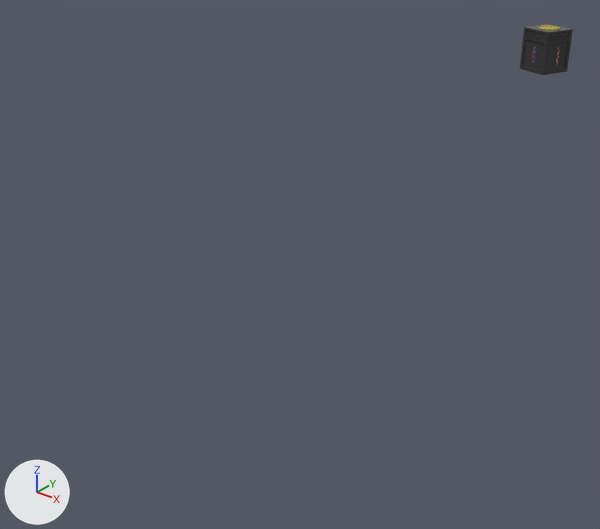
The glTF model public/puzzleBox.glb: old version first, new version second.
One viewpoint serves both versions: a 50 mm camera at (1.049, -1.652, 1.273) aimed at (-0.321, 0.06, 0.212). Arrows for +X, +Y and +Z are at lower left; the lights stay in place. Where no turn or scale is listed for an object, it has been applied to the vertices.

In view in the first picture: 'Cube.045', 'lid'.
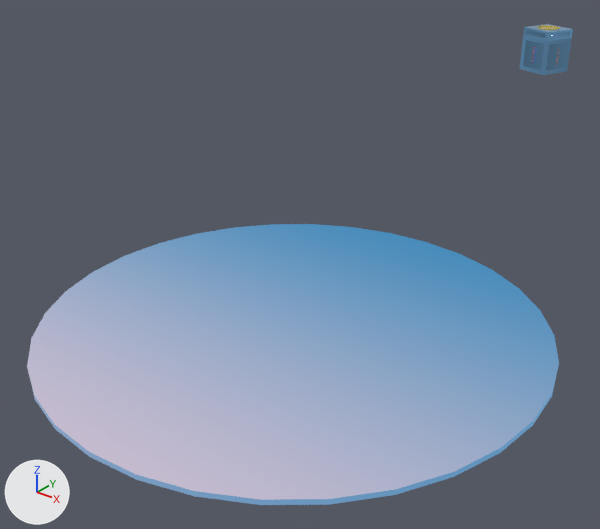
Diff of the bpy script that builds the scene:
```diff
--- a/public/puzzleBox.glb.py
+++ b/public/puzzleBox.glb.py
@@ img_swatches @@
+img_swatches = load_image('swatches', '_unpacked/swatches', 2048, 1118, 'sRGB')
@@ mat_material_006 @@
 n0 = _N.new('ShaderNodeBsdfPrincipled'); n0.name = 'Principled BSDF'
-n0.inputs[0].default_value = (0.0331, 0.0331, 0.0331, 1.0)  # 'Base Color', black #333333
+n0.inputs[0].default_value = (0.0, 0.0, 0.0, 1.0)  # 'Base Color', black #000000
 n0.inputs[2].default_value = 0.117  # 'Roughness'
+n0.inputs[28].default_value = 1.0  # 'Emission Strength'
 n1 = _N.new('ShaderNodeOutputMaterial'); n1.name = 'Material Output'
+n2 = _N.new('ShaderNodeTexImage'); n2.name = 'Image Texture'
+n2.image = img_swatches
 _L.new(n0.outputs[0], n1.inputs[0])  # 'BSDF' to 'Surface'
+_L.new(n2.outputs[0], n0.inputs[27])  # 'Color' to 'Emission Color'
@@ mat_rug @@
+mat_rug = bpy.data.materials.new('rug')
+mat_rug.use_nodes = True; mat_rug.node_tree.nodes.clear()
+_N = mat_rug.node_tree.nodes; _L = mat_rug.node_tree.links
+n0 = _N.new('ShaderNodeBsdfPrincipled'); n0.name = 'Principled BSDF'
+n0.inputs[0].default_value = (0.0, 0.0, 0.0, 1.0)  # 'Base Color', black #000000
+n0.inputs[28].default_value = 1.0  # 'Emission Strength'
+n1 = _N.new('ShaderNodeOutputMaterial'); n1.name = 'Material Output'
+n2 = _N.new('ShaderNodeTexImage'); n2.name = 'Image Texture'
+n2.image = img_swatches
+_L.new(n0.outputs[0], n1.inputs[0])  # 'BSDF' to 'Surface'
+_L.new(n2.outputs[0], n0.inputs[27])  # 'Color' to 'Emission Color'
@@ me_cylinder_011 @@
+me_cylinder_011.from_pydata(...)  # 64 vertices, 124 faces; spans x -0.8..0.8, y -0.8..0.8, z -0.01..0.01
+me_cylinder_011.materials.append(mat_rug)
@@ ob_cylinder_051 @@
+ob_cylinder_051 = bpy.data.objects.new('Cylinder.051', me_cylinder_011)
+ob_cylinder_051.location = (-0.376, 0.097, -0.033)
```

Location of each change, [x1, y1, x2, y2] in pixels of the pictures (600 x 529 px):
'Cylinder.051', added
    after: [27, 224, 559, 505]
'Cube.045', surface changed (black to blue)
    both: [520, 36, 572, 75]
'lid', surface changed (black to blue)
    both: [523, 24, 573, 41]
